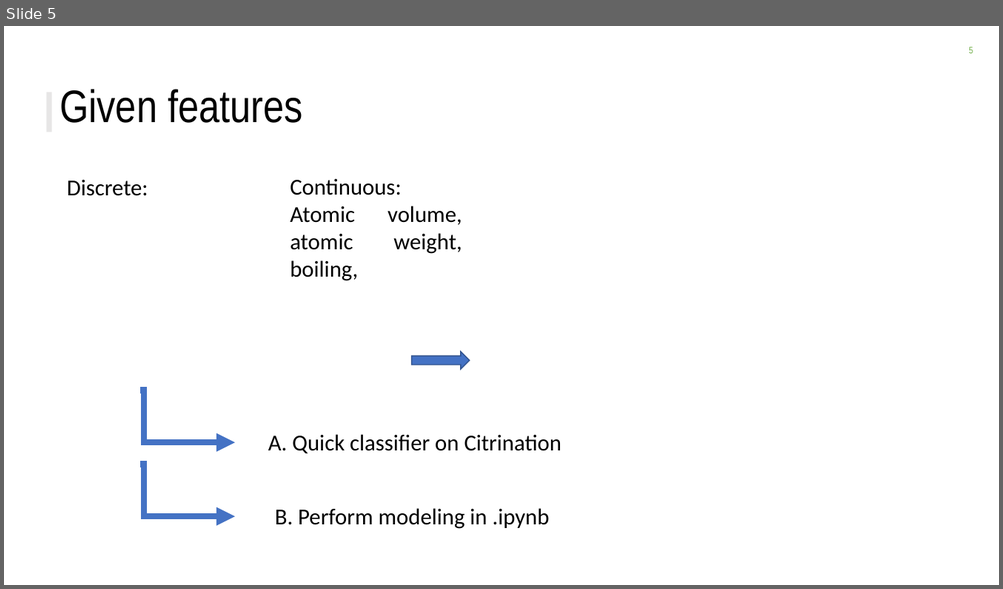
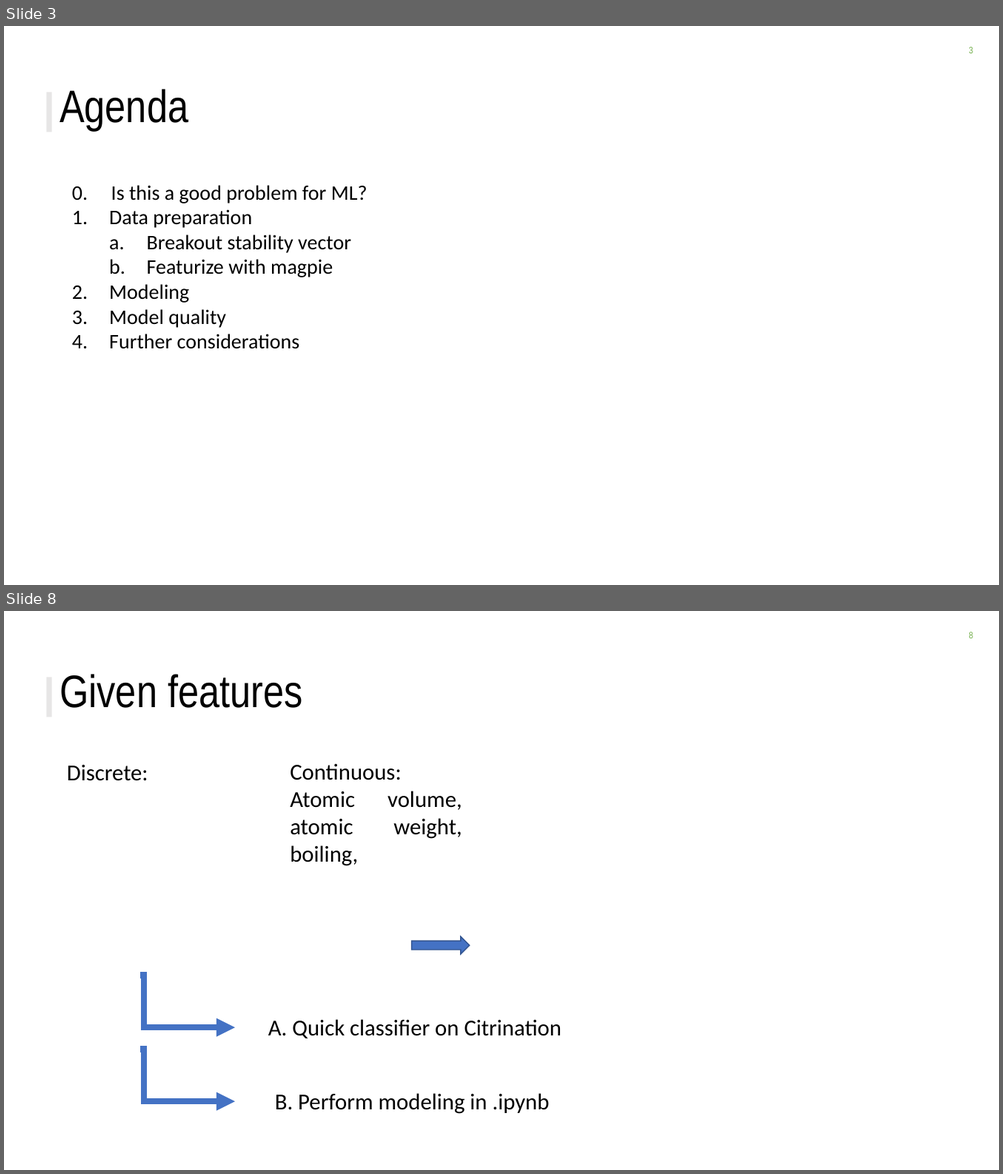
Before and after one commit to ckborg/DSE_challenge, a slide deck: DSE_challenge_slides.pptx. Shown one above the other, each under a label of ours: slide 5 before the commit, slides 3 and 8 after it; the slides between them are not shown. The pictures are 1003x589 and 1003x1174 pixels, drawn with LibreOffice and Linux fonts; fonts in the diff are those of the drawing; background and template pictures are left out. Boxes give left, top, right and bottom in pixels: in the first picture for what was removed or moved away, otherwise in the second. Text is boxed around its words. In the diff, an @@ line names an element or a change of style, - is before the commit and + after.

```diff
--- a/DSE_challenge_slides.pptx
+++ b/DSE_challenge_slides.pptx
@@ slide 3 added at [4, 26, 999, 585], background #FFFFFF; not listed: 2 template elements that a slide beside it also shows @@
@@ title added at [60, 89, 188, 131], 44 pt, text #000000 @@
+Agenda
@@ text added at [72, 185, 367, 349], 20 pt, text #000000 @@
+0. Is this a good problem for ML?
+1. Data preparation
+  a. Breakout stability vector
+  b. Featurize with magpie
+2. Modeling
+3. Model quality
+4. Further considerations
@@ what was slide 5 is now slide 8 @@
```
Also in this commit, not shown: 3 slides changed, 5 other slides added.
